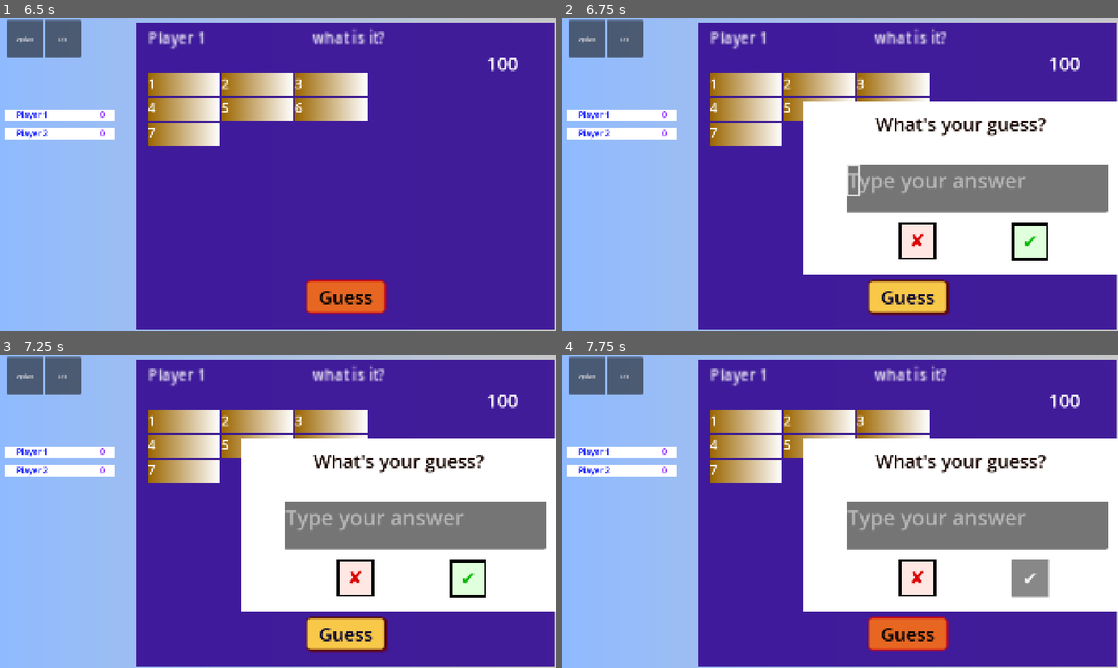
Above: before the commit, frames 1-4 (two rows, left to right).
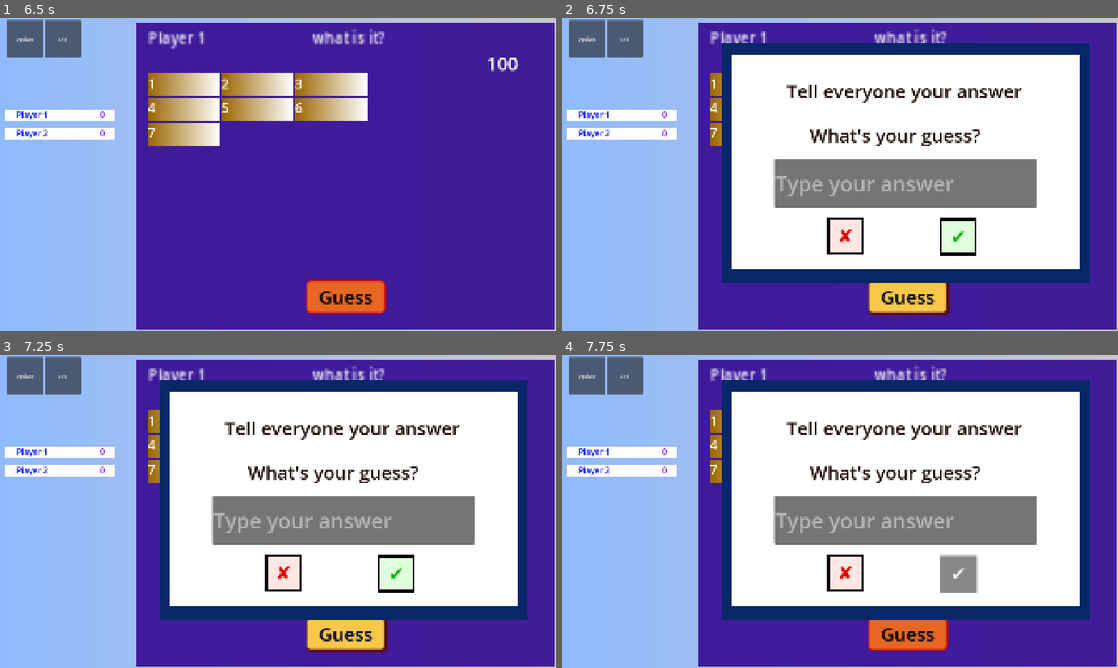
Above: after the commit, the same moments.

Repository: nerraf-dev/nutcase-knockoff
Game: Godot game, scene res://scenes/screens/main.tscn
The game is run twice, just before and just after one commit, with the same random seed, the same clock (stepped at 60 frames per second) and the same inputs.
Inputs (mouse positions are in pixels of both pictures, inside the frame that each line leads up to):
- Up to frame 1 (6.5 s): tap Enter at 0.5, 2 s; move the mouse to (400, 158) at 0.52 s; click (400, 158) at 0.67 s; tap Space at 0.77, 1.25, 1.52, 2.75, 3.02 s; move the mouse to (166, 190) at 1.27 s; click (166, 190) at 1.42 s; move the mouse to (333, 105) at 2.02 s; click (333, 105) at 2.17 s; move the mouse to (250, 237) at 2.77 s; click (250, 237) at 2.92 s; click (278, 208) at 3.5 s; click (278, 302) at 4.25 s; click (278, 302) at 5 s; click "Confirm" at 5.75 s
- Up to frame 2 (6.75 s): click "Guess" at 6.5 s
- Up to frame 3 (7.25 s): no input
- Up to frame 4 (7.75 s): click "✔" at 7.25 s

Frame 1 is identical in both runs. In frame 2, 35% of the frame differs, in the area x 28-100%, y 8-85%; in frame 3, 35%; in frame 4, 35%.

Commit message:
Refactor code structure for improved readability and maintainability

Diff:
--- a/nutcase-knockoff/scenes/components/answer_modal.tscn
+++ b/nutcase-knockoff/scenes/components/answer_modal.tscn
@@ -44,48 +44,63 @@
 [node name="AnswerModal" type="Node2D"]
 script = ExtResource("1_vp3qt")
 
+[node name="ColorRect2" type="ColorRect" parent="."]
+offset_left = 80.0
+offset_top = 72.0
+offset_right = 1352.0
+offset_bottom = 896.0
+color = Color(0.028159041, 0.153047, 0.40969196, 1)
+
 [node name="ColorRect" type="ColorRect" parent="."]
-offset_left = 364.0
-offset_top = 270.0
-offset_right = 1564.0
-offset_bottom = 868.0
+offset_left = 116.0
+offset_top = 112.0
+offset_right = 1316.0
+offset_bottom = 852.0
 
-[node name="AnswerInput" type="TextEdit" parent="."]
-offset_left = 509.0
-offset_top = 489.0
-offset_right = 1413.0
-offset_bottom = 654.0
+[node name="AnswerInput" type="LineEdit" parent="."]
+offset_left = 261.0
+offset_top = 473.0
+offset_right = 1165.0
+offset_bottom = 638.0
 theme = SubResource("Theme_116xu")
 theme_override_font_sizes/font_size = 72
 placeholder_text = "Type your answer"
-caret_type = 1
+clear_button_enabled = true
 caret_blink = true
 
-[node name="Label" type="Label" parent="."]
-offset_left = 611.0
-offset_top = 305.0
-offset_right = 1300.0
-offset_bottom = 393.0
+[node name="Label2" type="Label" parent="."]
+offset_left = 384.0
+offset_top = 344.0
+offset_right = 1073.0
+offset_bottom = 432.0
 text = "What's your guess?"
 label_settings = SubResource("LabelSettings_vp3qt")
 
+[node name="Label" type="Label" parent="."]
+offset_left = 304.0
+offset_top = 192.0
+offset_right = 1116.0
+offset_bottom = 280.0
+text = "Tell everyone your answer"
+label_settings = SubResource("LabelSettings_vp3qt")
+
 [node name="Submit" type="Button" parent="."]
-offset_left = 1081.0
-offset_top = 692.0
-offset_right = 1209.0
-offset_bottom = 820.0
+offset_left = 833.0
+offset_top = 676.0
+offset_right = 961.0
+offset_bottom = 804.0
+theme_override_colors/font_color = Color(5.14999e-06, 0.715508, 0, 1)
 theme_override_colors/font_outline_color = Color(0, 0, 0, 1)
-theme_override_colors/font_color = Color(5.14999e-06, 0.715508, 0, 1)
 theme_override_fonts/font = SubResource("FontFile_u0fgr")
 theme_override_font_sizes/font_size = 64
 theme_override_styles/normal = SubResource("StyleBoxFlat_lcgq1")
 text = "✔"
 
 [node name="Cancel" type="Button" parent="."]
-offset_left = 691.0
-offset_top = 689.0
-offset_right = 819.0
-offset_bottom = 817.0
+offset_left = 443.0
+offset_top = 673.0
+offset_right = 571.0
+offset_bottom = 801.0
 theme = SubResource("Theme_alwoq")
 theme_override_colors/font_color = Color(0.853071, 0, 0, 1)
 theme_override_font_sizes/font_size = 64
--- a/nutcase-knockoff/scenes/components/rounds/qna.gd
+++ b/nutcase-knockoff/scenes/components/rounds/qna.gd
@@ -59,7 +59,6 @@
 	minimum_prize = current_prize * MINIMUM_POT_PERCENT
 	var reducible_prize = current_prize - minimum_prize
 	prize_per_word = reducible_prize / words.size()
-
 	update_pot_display()
 
 	var current_player = PlayerManager.get_current_player()
@@ -87,11 +86,8 @@
 	# 	current_prize = minimum_prize
 	# update_pot_display()
 
-	print("Word revealed! Pot now: %d" % int(current_prize))
-
 	# Advance to next player
 	PlayerManager.next_turn()
-
 	var next_player = PlayerManager.get_current_player()
 	if next_player:
 		print("Next turn: %s" % next_player.name)
@@ -103,21 +99,18 @@
 
 func _on_guess_btn_pressed() -> void:
 	print("Guess button pressed. Current pot: %d" % int(current_prize))
-	# Here you would typically open the answer modal to allow the player to submit their guess
 	var answer_modal = preload("res://scenes/components/answer_modal.tscn").instantiate()
 	add_child(answer_modal)
 	answer_modal.answer_submitted.connect(_on_answer_submitted)
-	answer_modal.cancelled.connect(_on_answer_cancelled)
+	# answer_modal.cancelled.connect(_on_answer_cancelled)
 
 func _on_answer_submitted(answer_text: String) -> void:
-	print("Player submitted answer: %s" % answer_text)
 	var current_player = PlayerManager.get_current_player()
 	if not current_player:
 		print("No current player to award points to.")
 		return
 
 	var is_correct = answer_text.strip_edges().to_lower() == current_question.answer.strip_edges().to_lower()
-
 	if is_correct:
 		print("CORRECT ANSWER!")
 		round_result.emit(current_player, true, int(current_prize))
@@ -125,5 +118,5 @@
 		print("WRONG ANSWER. The correct answer was: %s" % current_question.answer)
 		round_result.emit(current_player, false, int(current_prize))
 
-func _on_answer_cancelled() -> void:
-	print("Player cancelled the answer submission.")
+# func _on_answer_cancelled() -> void:
+# 	print("Player cancelled the answer submission.")
--- a/nutcase-knockoff/scenes/screens/game_board.gd
+++ b/nutcase-knockoff/scenes/screens/game_board.gd
@@ -61,6 +61,8 @@
 
 	_update_all_badges()
 
+	# TODO: Fix the logic for no winners yet. The round should continue
+
 	var winners = GameManager.check_for_winner()
 	if winners.is_empty():
 		print("No winner yet, continuing to next round.")
--- a/nutcase-knockoff/scripts/autoload/GameManager.gd
+++ b/nutcase-knockoff/scripts/autoload/GameManager.gd
@@ -26,6 +26,7 @@
 
 func _ready() -> void:
     print("GameManager initialized")
+    game_ended.connect(_on_game_ended)
 
 # Start a new game with given settings
 func start_game(settings: Dictionary) -> void:
@@ -69,3 +70,13 @@
         if player.score >= game.game_target:
             winners.append(player)
     return winners
+
+
+func _on_game_ended(winner: Player) -> void:
+    print("Game ended! Winner: %s" % winner.name)
+    game.is_active = false
+
+    # On game end:
+        # - Show winner/results
+        # - provide option to play with same settings or back to home
+        # - clean up the game state and scenes if needed
Not shown, added: nutshell-knockoff-docs/02-technical/Architecture.md
Not shown, removed: nutshell-knockoff-docs/02-technical/Data Structure.md
Not shown, added: nutshell-knockoff-docs/02-technical/Data Structures.md
Not shown, added: nutshell-knockoff-docs/02-technical/Game Flow.md
Not shown, added: nutshell-knockoff-docs/02-technical/Game Rules.md
Not shown, added: nutshell-knockoff-docs/02-technical/Managers.md
Not shown, removed: nutshell-knockoff-docs/02-technical/PlayerManager.md
Not shown, added: nutshell-knockoff-docs/02-technical/Quick Reference.md
Not shown, changed: nutshell-knockoff-docs/02-technical/_index.md
Not shown, added: nutshell-knockoff-docs/2026-01-09.md
Not shown, added: nutshell-knockoff-docs/attachments/Pasted image 20260109130119.png
